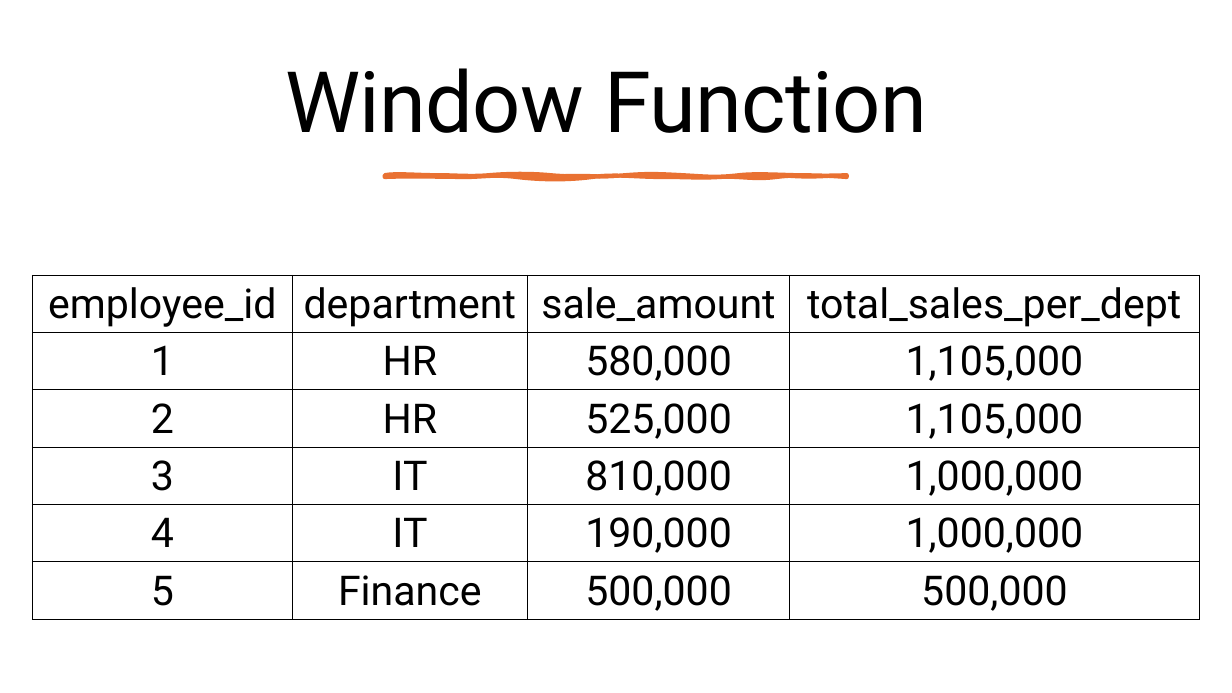
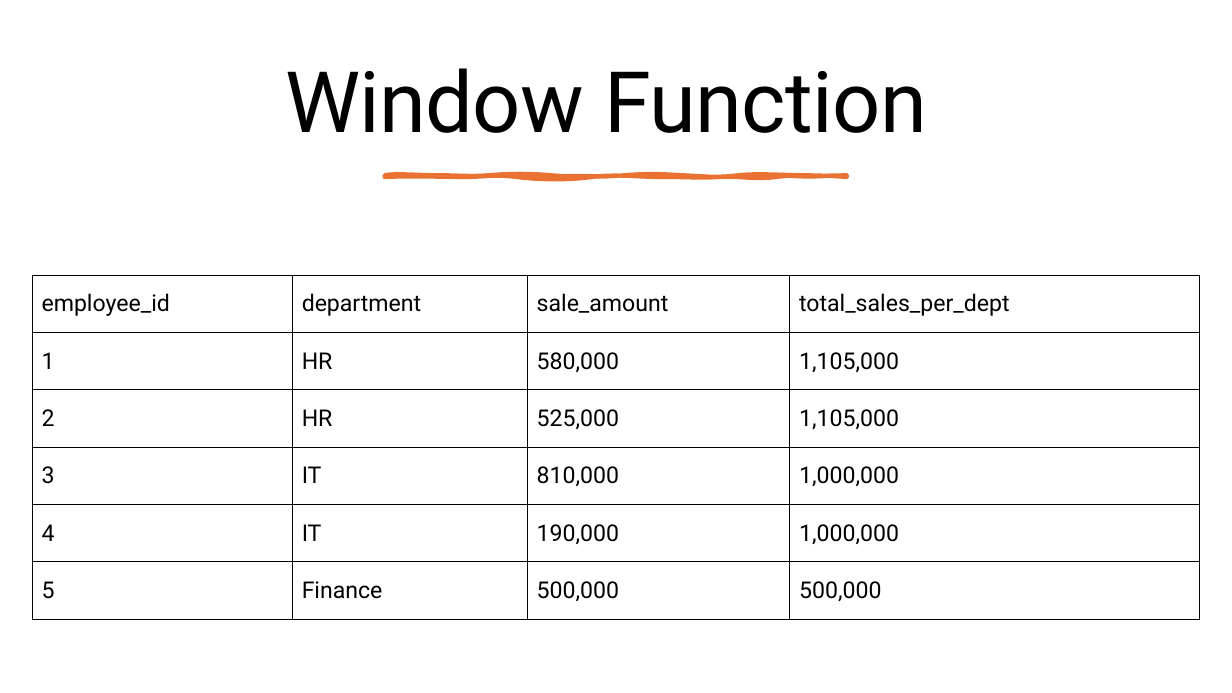
Before and after one commit to zhangyu027/UCI_Hadoop_Apache_Airflow, a slide deck: slide 44 of 02_Slides/M2_Hadoop_HDFS.pptx. Drawn at 1232x693 pixels with LibreOffice and Linux fonts; fonts in the diff are those of the drawing. Boxes give left, top, right and bottom in pixels: in the first picture for what was removed or moved away, otherwise in the second. Text is boxed around its words. In the diff, an @@ line names an element or a change of style, - is before the commit and + after.

```diff
--- a/02_Slides/M2_Hadoop_HDFS.pptx
+++ b/02_Slides/M2_Hadoop_HDFS.pptx
@@ table at [32,275,1200,619] @@
@@ size 32 to 18 pt @@
@@ alignment centre to left @@
```
Also in this commit, not shown: 3 other slides changed, 45 slides removed, 2 other files.
